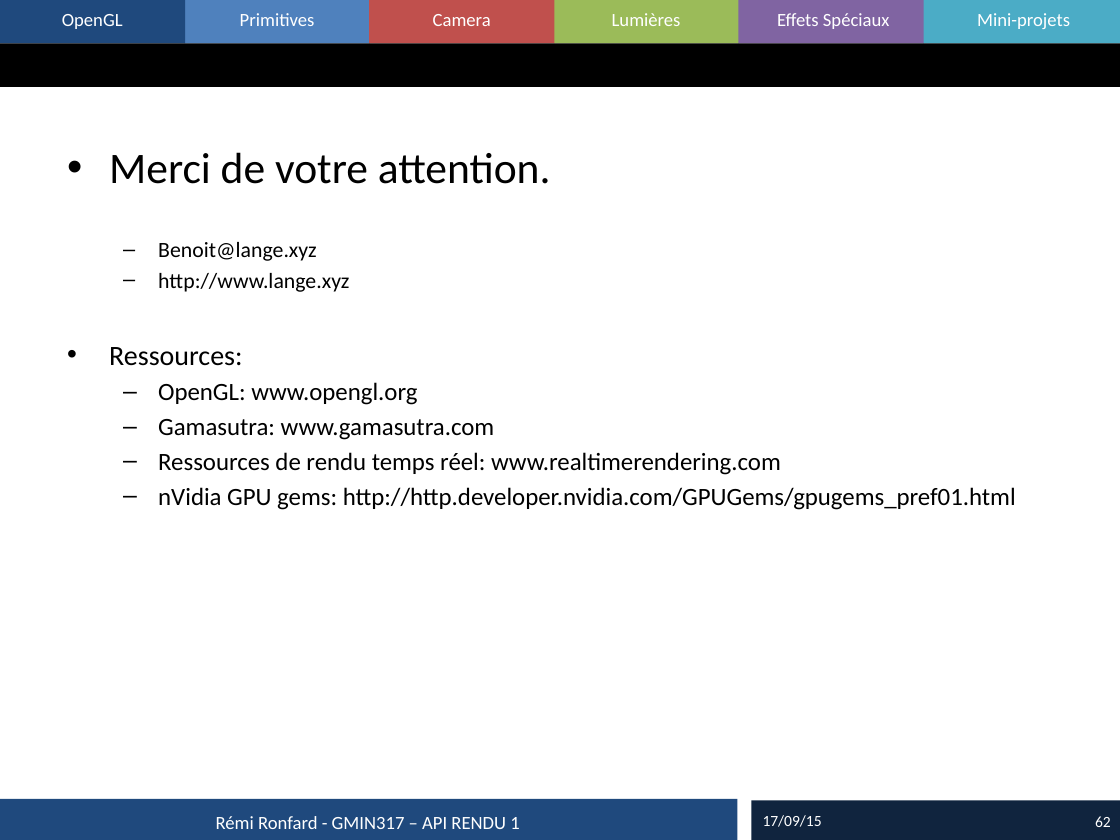
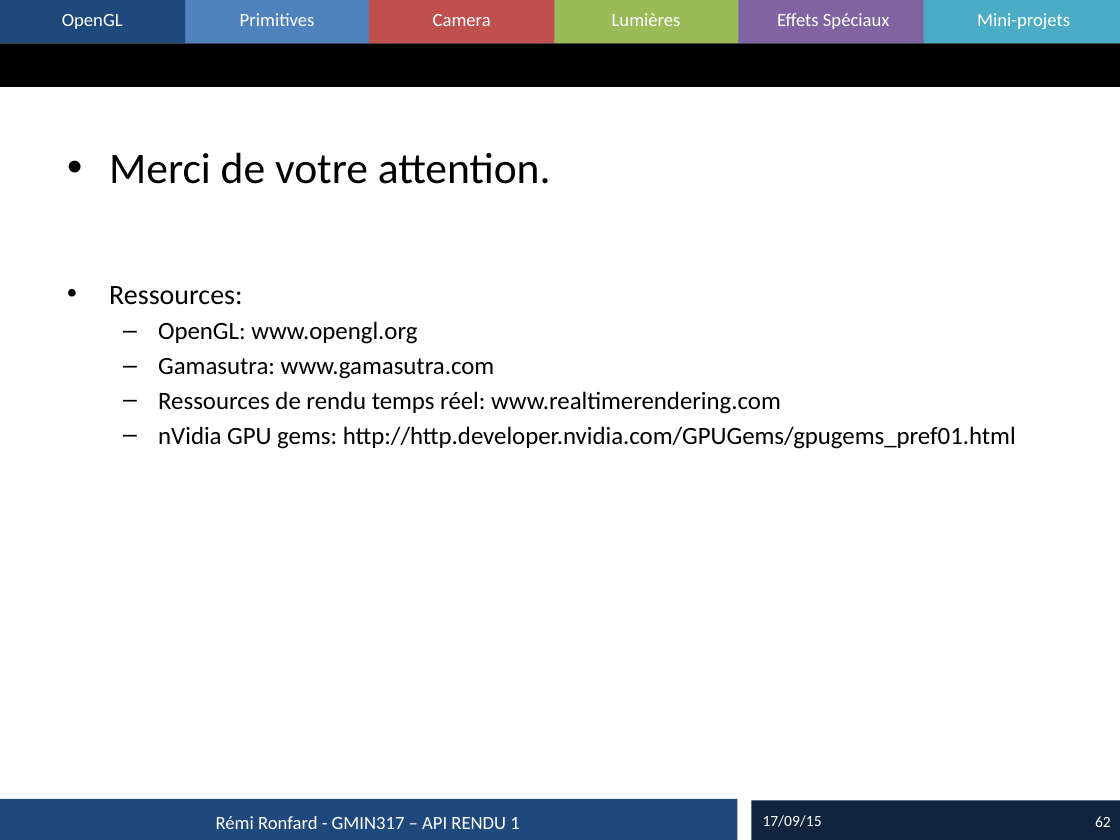
Before and after one commit to imagina-gmin317/imagina-gmin317-2015, a slide deck: slide 62 of remironfard/2015_01_Rendu.pptx. Drawn at 1120x840 pixels with LibreOffice and Linux fonts; fonts in the diff are those of the drawing. Boxes give left, top, right and bottom in pixels: in the first picture for what was removed or moved away, otherwise in the second. Text is boxed around its words. In the diff, an @@ line names an element or a change of style, - is before the commit and + after.

Commit message:
motifs cours 01

```diff
--- a/remironfard/2015_01_Rendu.pptx
+++ b/remironfard/2015_01_Rendu.pptx
@@ text at [158,242,349,292]: paragraphs removed @@
-  – Benoit@lange.xyz
-  – http://www.lange.xyz
```
